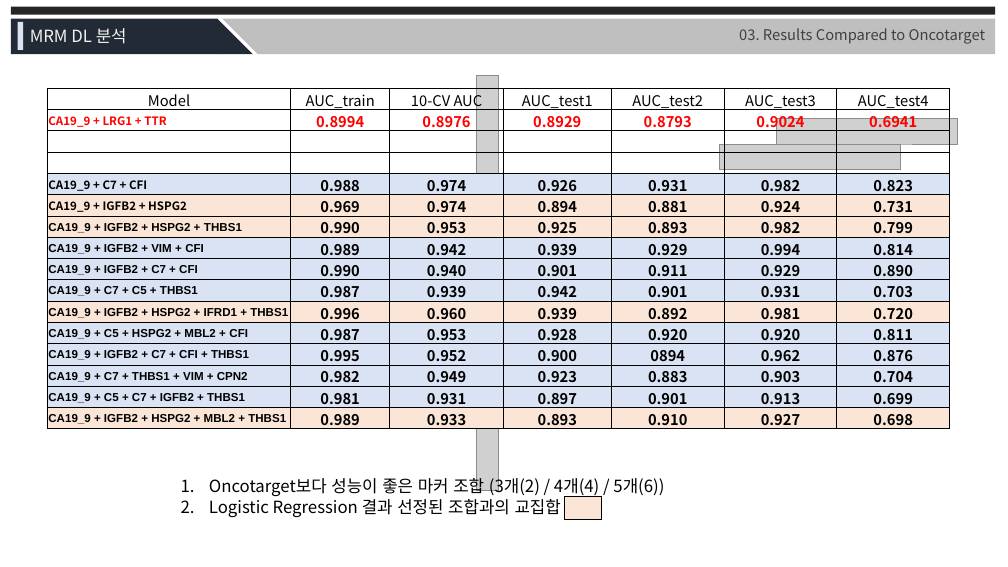
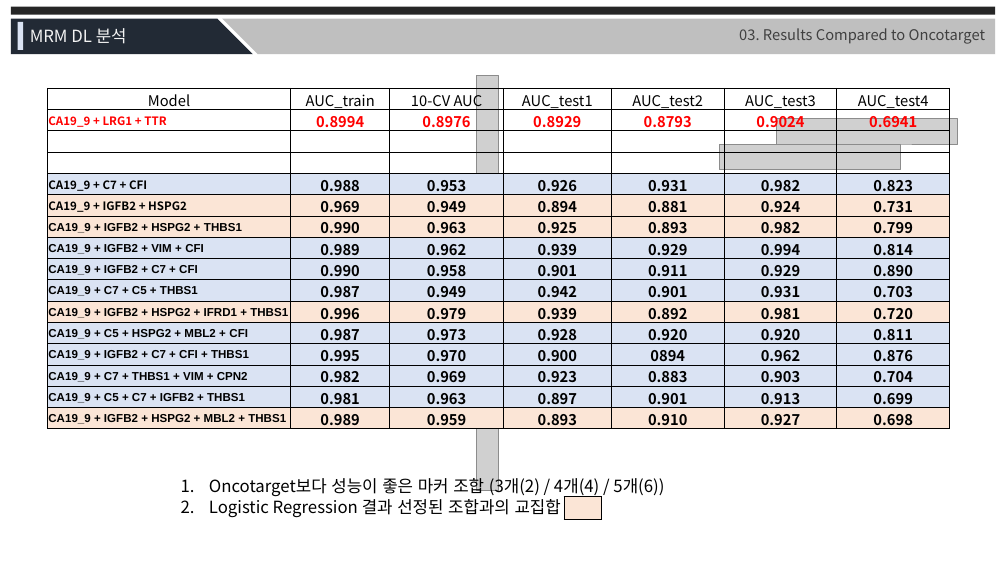
Before and after one commit to JaneeChoi/Biostatistics, a slide deck: slide 16 of MRM/Presentation Slides/MRM_DL_211004.pptx. Drawn at 1008x567 pixels with LibreOffice and Linux fonts; fonts in the diff are those of the drawing; grey boxes stand for pictures. Boxes give left, top, right and bottom in pixels: in the first picture for what was removed or moved away, otherwise in the second. Text is boxed around its words. In the diff, an @@ line names an element or a change of style, - is before the commit and + after.

Commit message:
1004 ppt slide fix

```diff
--- a/MRM/Presentation Slides/MRM_DL_211004.pptx
+++ b/MRM/Presentation Slides/MRM_DL_211004.pptx
@@ table at bbox=[48, 88, 950, 433] @@
-row 5, column 3: 0.974
+row 5, column 3: 0.953
-row 6, column 3: 0.974
+row 6, column 3: 0.949
-row 7, column 3: 0.953
+row 7, column 3: 0.963
-row 8, column 3: 0.942
+row 8, column 3: 0.962
-row 9, column 3: 0.940
+row 9, column 3: 0.958
-row 10, column 3: 0.939
+row 10, column 3: 0.949
-row 11, column 3: 0.960
+row 11, column 3: 0.979
-row 12, column 3: 0.953
+row 12, column 3: 0.973
-row 13, column 3: 0.952
+row 13, column 3: 0.970
-row 14, column 3: 0.949
+row 14, column 3: 0.969
-row 15, column 3: 0.931
+row 15, column 3: 0.963
-row 16, column 3: 0.933
+row 16, column 3: 0.959
```
Also in this commit, not shown: 3 other slides changed, 1 other file.
